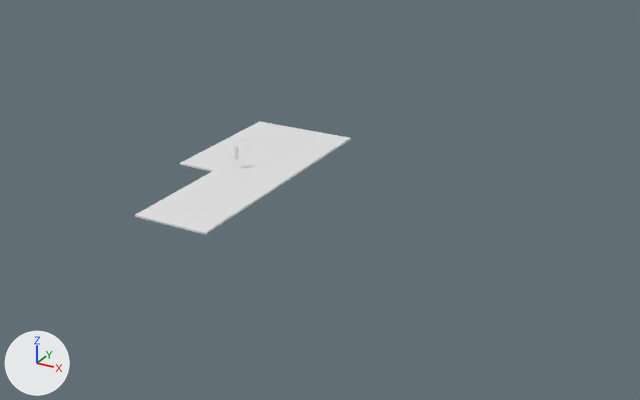
The Blender file House.blend: old version first, new version second.
One viewpoint serves both versions: a camera (50 mm lens) standing at (193.0, -280.0, 135.0) and looking at (42.0, -6.0, -3.0). The lights are fixed; the arrows at lower left show +X, +Y and +Z. The older version comes first.
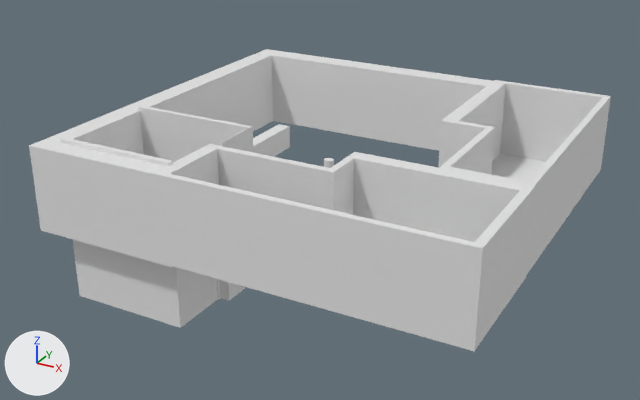
The change, as a list of edits to the scene's bpy script:
```text
Add mat_material_002:
    mat_material_002 = principled_material('Material.002')
    mat_material_002.base_color = (0.8, 0.8, 0.8)  # white #e7e7e7
Change me_cube:
    used by ob_cube; location = (0.0, 0.0, 0.0); scale = (24.1, 55.7, 0.37)
    remove me_cube.from_pydata(...)  # 16 vertices, 10 faces; spans x -1.0..1.0, y -1.0..1.0, z -1.49..0.51
    add me_cube.from_pydata(...)  # 36 vertices, 22 faces; spans x -1.0..1.0, y -0.91..1.0, z -1.49..0.51
    me_cube part 1
    4 faces are deleted
    4 vertices in x -0.29..1.0, y -1.0, z -1.49..0.51 move by (0.0, 0.09, 0.0)
    1 vertex moves from x -0.29, y -1.0, z -0.98 to x -0.29, y -0.91, z -0.83
    20 vertices are added at x -0.76..1.0, y -0.91..0.94, z -1.46..0.51
    16 new faces join them
Add me_cube_005:
    me_cube_005.from_pydata(...)  # a box spanning x -1.0..1.0, y -1.0..1.0, z -1.0..1.0
Add me_cube_004:
    me_cube_004.from_pydata(...)  # 38 vertices, 22 faces; spans x -0.93..1.0, y -1.0..1.0, z -1.0..1.0
Add me_cube_003:
    me_cube_003.from_pydata(...)  # 20 vertices, 12 faces; spans x -1.0..0.68, y -1.0..1.0, z -1.0..1.0
Add me_cube_001:
    me_cube_001.from_pydata(...)  # 36 vertices, 22 faces; spans x -1.0..1.0, y -0.96..1.0, z -1.49..0.51
    me_cube_001.materials.append(mat_material_002)  # white #e7e7e7
Change ob_cube:
    ob_cube.location: (0.0, 0.0, 0.0) -> (105.9, 21.0, 21.5)
    ob_cube.scale: (24.1, 55.7, 0.37) -> (24.1, 55.7, 15.9)
Change ob_cylinder:
    ob_cylinder.location: (0.0, 0.0, 7.3) -> (42.9, 0.0, 6.2)
    ob_cylinder.scale: (1.0, 1.0, 2.62) -> (1.97, 1.61, 5.89)
Add ob_cube_004:
    ob_cube_004 = bpy.data.objects.new('Cube.004', me_cube_005)
    ob_cube_004.location = (0.0, 5.0, 2.6)
    ob_cube_004.scale = (2.74, 33.2, 4.92)
Add ob_cube_002:
    ob_cube_002 = bpy.data.objects.new('Cube.002', me_cube_004)
    ob_cube_002.location = (0.0, -48.7, 0.0)
    ob_cube_002.scale = (26.4, 21.6, 30.9)
Add ob_cube_003:
    ob_cube_003 = bpy.data.objects.new('Cube.003', me_cube_003)
    ob_cube_003.location = (37.0, -1.1, 13.4)
    ob_cube_003.scale = (68.9, 76.6, 16.1)
Add ob_cube_001:
    ob_cube_001 = bpy.data.objects.new('Cube.001', me_cube_001)
    ob_cube_001.location = (74.6, -53.7, 21.5)
    ob_cube_001.rotation_euler = (0.0, 0.0, 4.712)  # degrees (0, 0, 270)
    ob_cube_001.scale = (24.1, 55.7, 15.9)
```

Boxes [x1, y1, x2, y2] around the edits, measured in the pictures (640 x 400 px):
'Cube.001', added
    after: [152, 144, 536, 351]
'Cube.003', added
    after: [29, 49, 493, 267]
'Cube', reshaped, moved, rescaled (20% narrower, 72% taller)
    before: [135, 121, 351, 234]
    after: [438, 80, 611, 275]
'Cube.002', added
    after: [60, 106, 254, 328]
'Cube.004', added
    after: [253, 124, 290, 157]
'Cylinder', moved, rescaled
    before: [233, 146, 239, 159]
    after: [324, 158, 334, 168]
part 1 of me_cube, built on
    before: [135, 121, 351, 234]
    after: [440, 80, 611, 275]
